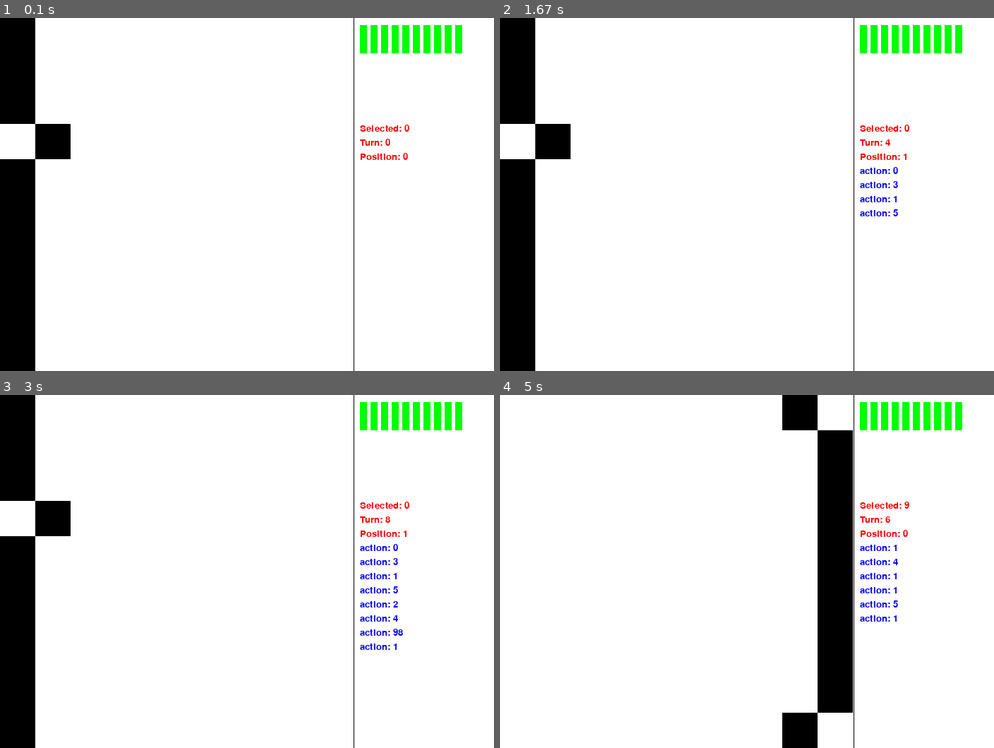
Above: before the commit, frames 1-4 (two rows, left to right).
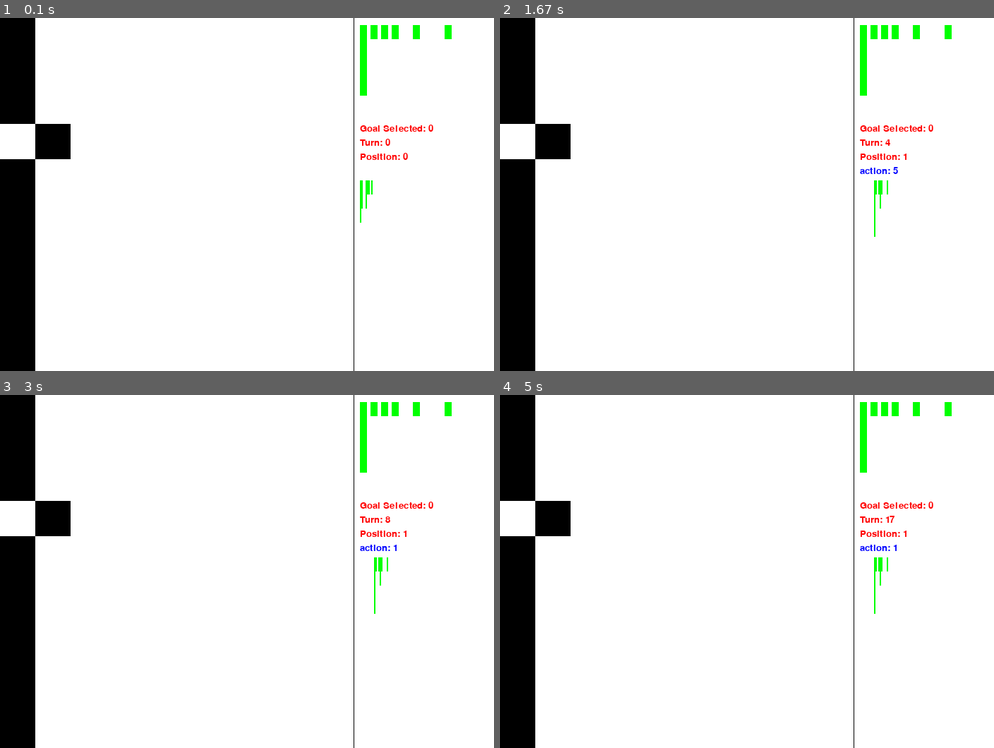
Above: after the commit, the same moments.

Repository: oferby/playground
Game: pygame game, started from RKHS/map/app.py
The game is run twice, just before and just after one commit, with the same random seed, the same clock (stepped at 60 frames per second) and the same inputs.
Inputs:
- Up to frame 1 (0.1 s): no input
- Up to frame 2 (1.67 s): tap one key every 0.33 s from 0.33 s: 0 3 1 5
- Up to frame 3 (3 s): tap one key every 0.33 s from 1.67 s: 2 4 S 1
- Up to frame 4 (5 s): tap 1 at 3.07, 3.37, 3.57, 3.9, 4.2, 4.4, 4.7, 4.97 s; tap 4 at 3.98 s; tap 5 at 4.48 s

The runs differ from the first frame. In frame 1, 1.2% of the frame differs, in the area x 72-94%, y 2-58%; in frame 2, 1.4%; in frame 3, 1.7%; in frame 4, 16%, in the area x 0-94%, y 0-100%.

Commit message:
BAYES Test

Diff:
--- a/RKHS/map/agents.py
+++ b/RKHS/map/agents.py
@@ -69,16 +69,90 @@
 
 class StatisticalAgent(Agent):
 
-    def __init__(self, map):
-        self.state = self.calc_probabilities(map)
+    def __init__(self, targets):
+        self.action_size = targets.shape[0] * targets.shape[1]
+        self.turn_size = targets.shape[1]
         self.policy = None
         self.obs = None
+        self.reset(targets)
 
-    def calc_probabilities(self, map):
-        return np.ones(10) * .2
+    def reset(self, targets):
+        self.turn = 0
+        self.prior = None
+        self.state = None
+        self.action_prob = None
+        self.joint_probability = None
+        self.action_given_turn = None
+        self.action_joint_turn = None
+        self.calc_probabilities(targets)
+
+    def calc_probabilities(self, targets):
+        size = targets.shape[0]
+
+        # state priors
+        goals = np.zeros(size)
+
+        action_prob = np.zeros(self.action_size)
+        joint_prob = np.zeros((size, self.action_size))
+
+        action_given_turn = np.zeros((self.turn_size, self.action_size))
+
+        for target in targets:
+
+            g = target[-1][0] - 90
+            goals[g] += 1
+
+            for i, action in enumerate(target):
+                a = action[0]
+                action_prob[a] += 1
+                joint_prob[g][a] += 1
+                action_given_turn[i][a] += 1
+
+        for i in range(action_given_turn.shape[0]):
+            s = sum(action_given_turn[i])
+            for j in range(action_given_turn.shape[1]):
+                action_given_turn[i][j] = action_given_turn[i][j] / s
+
+        prior = [x / size for x in goals]
+        print('Goal Prior: {}'.format(prior))
+
+        action_prob = [x / size for x in action_prob]
+        print('Action Probability: {}'.format(action_prob))
+
+        self.prior = prior
+        self.state = prior
+        self.action_prob = action_prob
+        self.joint_probability = joint_prob
+        self.action_given_turn = action_given_turn
+
+        # checking joint prob between turn and action
+        self.action_joint_turn = self.calc_joint_prob()
 
     def get_action(self, obs):
-        return kb_action()
+
+        action = kb_action()
+        return action
+
+    def calc_joint_prob(self):
+        turn = np.zeros(self.turn_size)
+        turn[self.turn] = 1
+        turn = np.matrix(turn)
+        action_joint_turn = np.matrix(turn) * self.action_given_turn
+        # print(action_joint_turn)
+        return action_joint_turn
 
     def get_state_prob(self):
-        return self.state
+        pr = np.squeeze(np.asarray(self.action_joint_turn))
+        return (self.state, pr)
+
+    def get_observation(self, obs, action, reward, done):
+
+        if reward == 1:
+            self.turn += 1
+            self.action_joint_turn = self.calc_joint_prob()
+
+        super().get_observation(obs, action, reward, done)
+
+        if done:
+            self.reset()
+            return
--- a/RKHS/map/world.py
+++ b/RKHS/map/world.py
@@ -19,6 +19,7 @@
 ROBOT_SIZE = 50
 VERTICAL_LINE = 501
 INFO_TEXT = VERTICAL_LINE + 9
+MAX_ACTIONS = 20
 
 screen = pygame.display.set_mode(WORLD_SIZE)
 screen.fill(WHITE)
@@ -59,6 +60,7 @@
     def load_targets(self):
 
         if os.path.exists(FILE):
+            print('target loaded from file')
             self.targets = np.load(FILE)
             return
 
@@ -100,21 +102,21 @@
         if prob is not None:
             self.draw_prob(prob, 10)
 
+
         for target in self.target:
             position = self.get_location_vector(target)
 
             pygame.draw.rect(screen, self.colors[position[2]], (position[0], position[1], ROBOT_SIZE, ROBOT_SIZE))
 
         line = 150
-        self.draw_text('Selected: {}'.format(self.selected_target), (INFO_TEXT, line), RED)
+        self.draw_text('Goal Selected: {}'.format(self.selected_target), (INFO_TEXT, line), RED)
         line += 20
         self.draw_text('Turn: {}'.format(self.turn), (INFO_TEXT, line), RED)
         line += 20
         self.draw_text('Position: {}'.format(self.position), (INFO_TEXT, line), RED)
-
-        for a in self.actions:
-            line += 20
-            self.draw_text('action: {}'.format(a), (INFO_TEXT, line), BLUE)
+        line += 20
+        if len(self.actions) > 0:
+            self.draw_text('action: {}'.format(self.actions[-1]), (INFO_TEXT, line), BLUE)
 
         pygame.display.flip()
 
@@ -131,10 +133,20 @@
     def draw_prob(self, prob, y):
 
         x = INFO_TEXT
-        for i in range(len(prob)):
-            p = prob[i] * 200
+
+        pr = prob[0]
+        for i in range(len(pr)):
+            p = pr[i] * 200
             self.draw_line(x, y, 10, p, GREEN)
             x += 15
+
+        x = INFO_TEXT
+        y = y + 220
+        pr = prob[1]
+        for i in range(len(pr)):
+            p = pr[i] * 200
+            self.draw_line(x, y, 2, p, GREEN)
+            x+=2
 
     @staticmethod
     def update_display():
@@ -142,7 +154,7 @@
 
     def take_action(self, action):
 
-        if self.turn == 10:
+        if self.turn == MAX_ACTIONS:
             return 0, 0, True
 
         self.actions.append(action)
